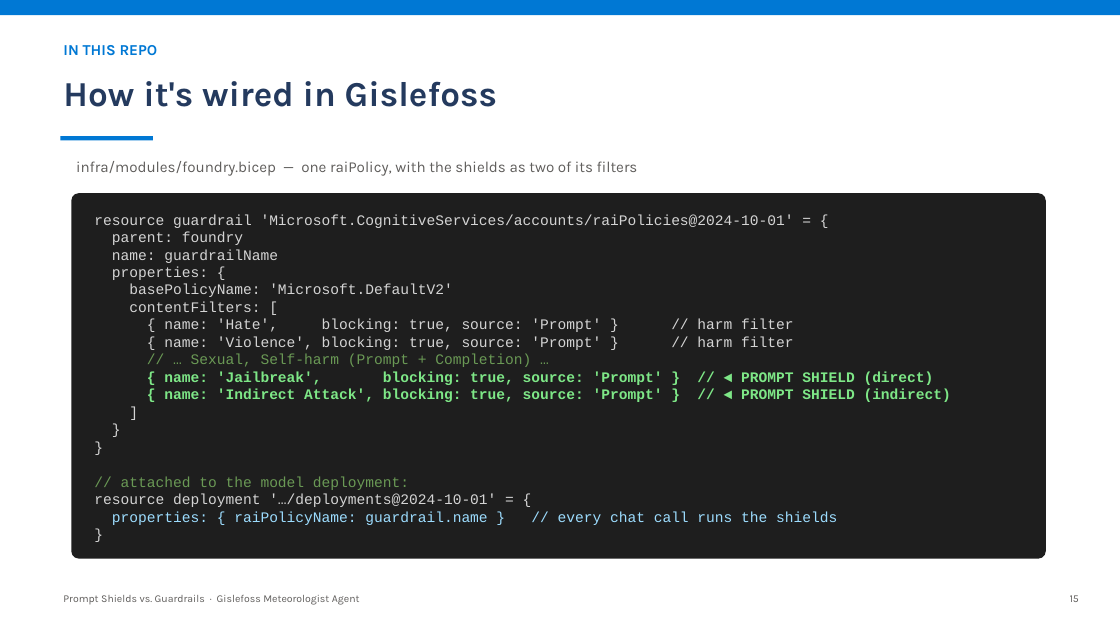
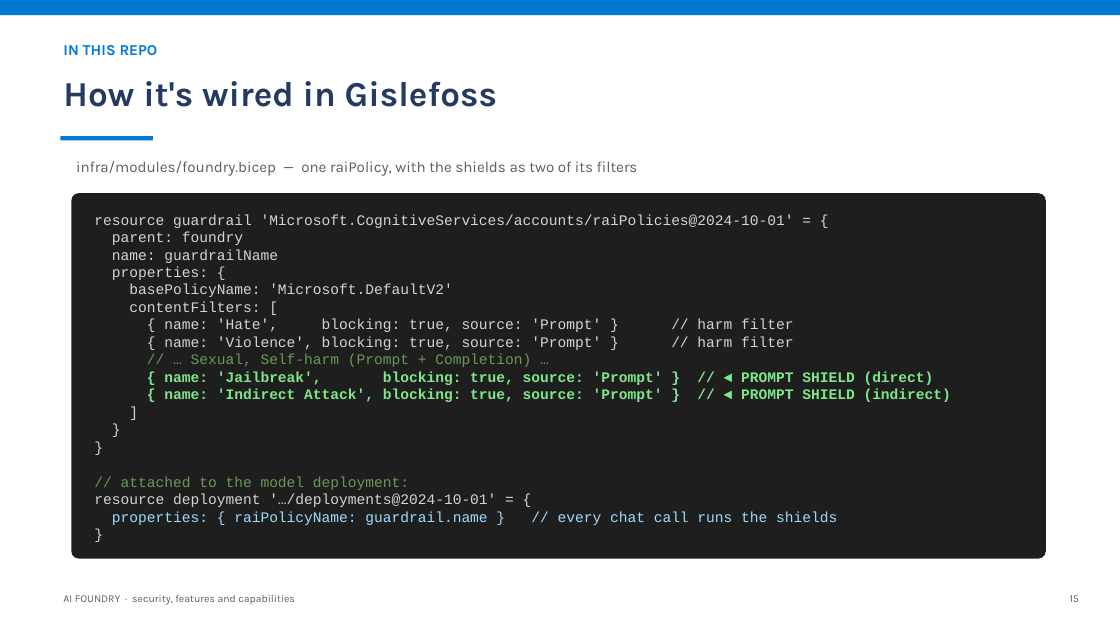
Before and after one commit to mchudinov/Gislefoss, a slide deck: slide 20 of docs/prompt-shields-vs-guardrails.pptx. Drawn at 1120x630 pixels with LibreOffice and Linux fonts; fonts in the diff are those of the drawing. Boxes give left, top, right and bottom in pixels: in the first picture for what was removed or moved away, otherwise in the second. Text is boxed around its words. In the diff, an @@ line names an element or a change of style, - is before the commit and + after.

```diff
--- a/docs/prompt-shields-vs-guardrails.pptx
+++ b/docs/prompt-shields-vs-guardrails.pptx
@@ text at <box>63,595,295,605</box>: text changed @@
-Prompt Shields vs. Guardrails · Gislefoss Meteorologist Agent
+AI FOUNDRY · security, features and capabilities
```
Also in this commit, not shown: 23 other slides changed.
